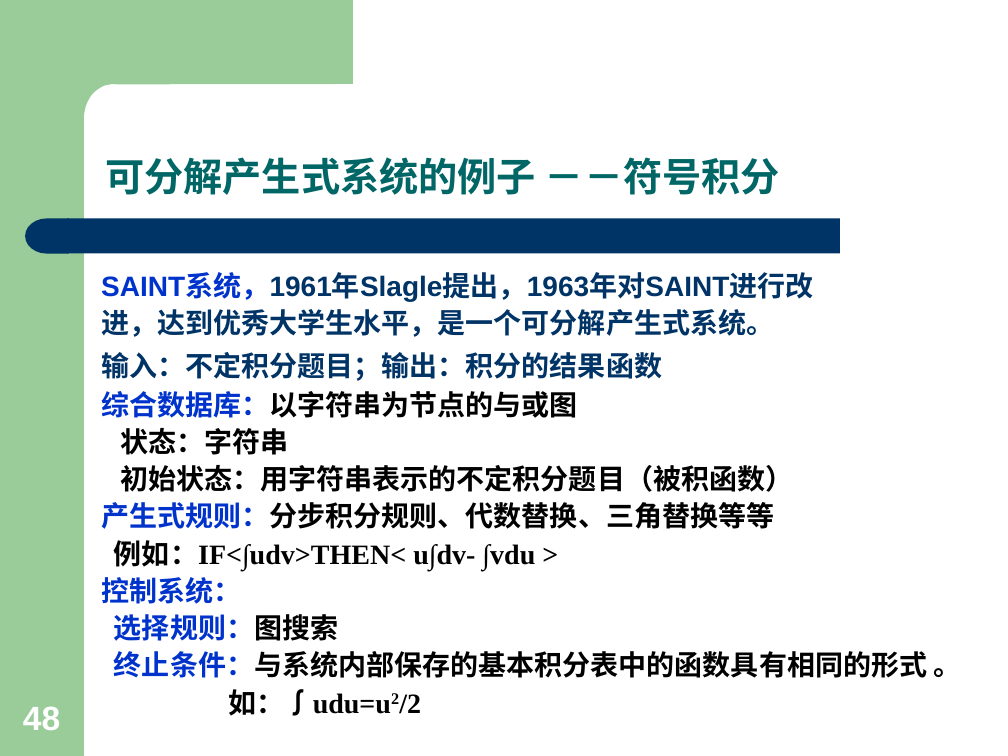
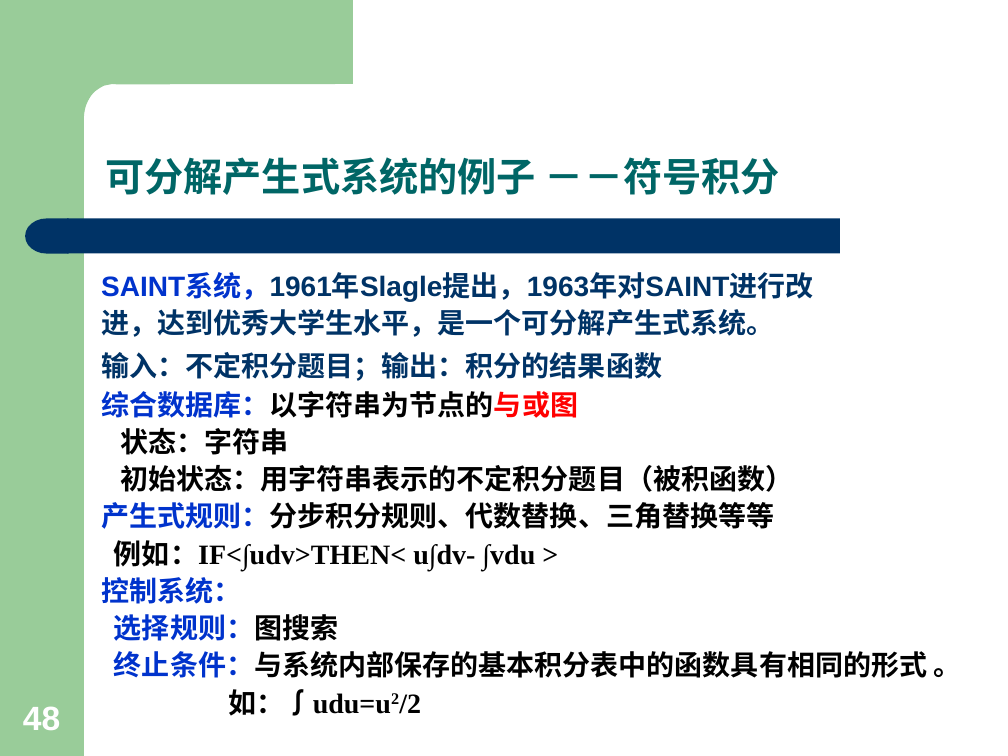
Before and after one commit to jxwb088047/AI_Review, a slide deck: slide 48 of 人工智能PPT/2. 产生式系统.ppt. Drawn at 1008x756 pixels with LibreOffice and Linux fonts; fonts in the diff are those of the drawing. Boxes give left, top, right and bottom in pixels: in the first picture for what was removed or moved away, otherwise in the second. Text is boxed around its words. In the diff, an @@ line names an element or a change of style, - is before the commit and + after.

```diff
--- a/人工智能PPT/2. 产生式系统.ppt
+++ b/人工智能PPT/2. 产生式系统.ppt
@@ text at bbox=[101, 391, 578, 418]: text colour #000000 to #FF0000 in "综合数据库：以字符串为节点的与或图" @@
```
Also in this commit, not shown: 1 other slide changed, 6 other files.
